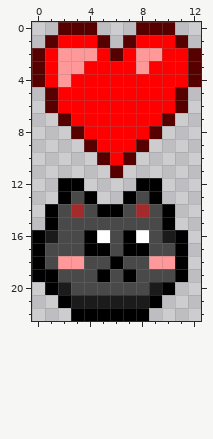
Pixel-art sprite: Resources/HUD/hud.gif. That is the earlier state.
The file is 13x23 pixels.
After the commit:
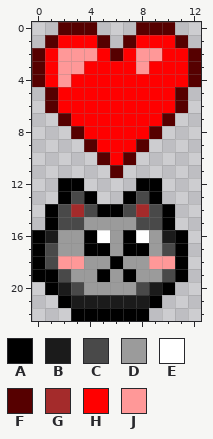
Palette (. is transparent): A #000000  B #1b1b1b  C #494949  D #9b9b9b  E #ffffff  F #560000  G #a42b2b  H #ff0000  J #ff9898
Changes in this commit:
The author changed colour C to colour D in row 15 at x 4 to 7; in rows 16 to 17 at x 2 to 3, 6 and 9; in row 18 at x 4 to 5 and 7 to 8; in row 19 at x 3 to 4, 6 and 8 to 9; in row 20 at x 4 to 7.
